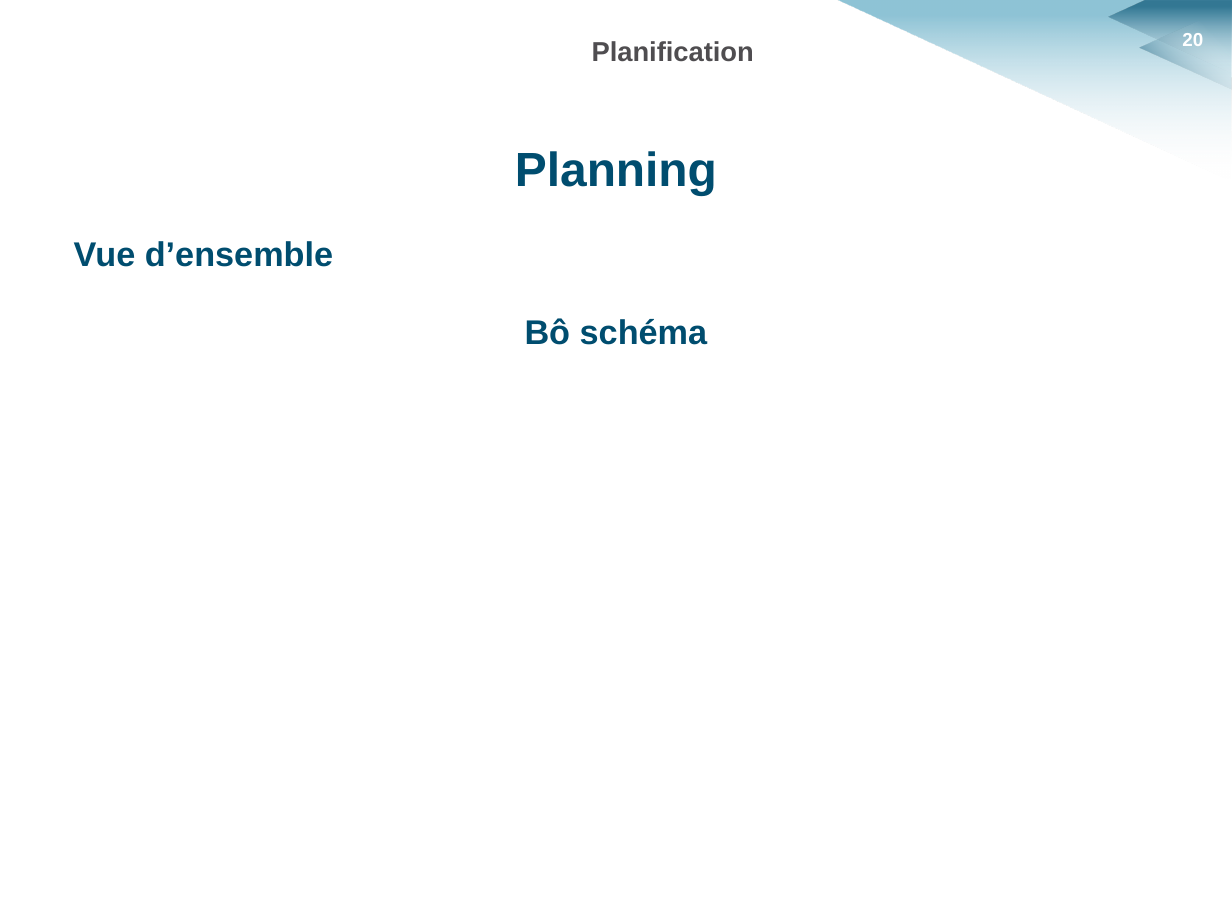
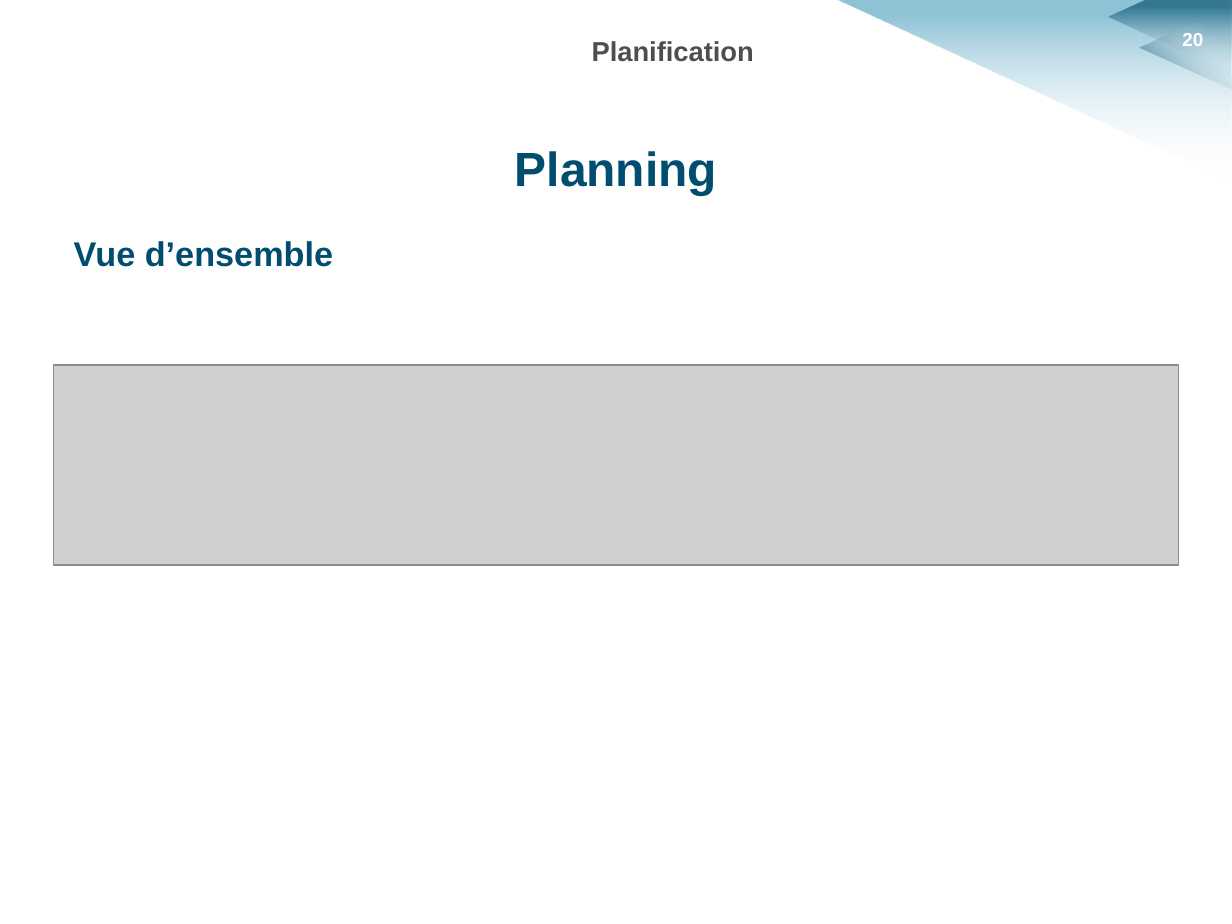
Before and after one commit to HKervadec/korrigolo, a slide deck: slide 20 of soutenances/planification/soutenance_planification.pptx. Drawn at 1232x924 pixels with LibreOffice and Linux fonts; fonts in the diff are those of the drawing; grey boxes stand for pictures; background and template pictures are left out. Boxes give left, top, right and bottom in pixels: in the first picture for what was removed or moved away, otherwise in the second. Text is boxed around its words. In the diff, an @@ line names an element or a change of style, - is before the commit and + after.

Commit message:
bô schéma

```diff
--- a/soutenances/planification/soutenance_planification.pptx
+++ b/soutenances/planification/soutenance_planification.pptx
@@ text at [525,318,708,345]: paragraph removed @@
-Bô schéma
@@ picture added at [53,365,1178,564] @@
```
Also in this commit, not shown: 2 other slides changed, 1 other file.
